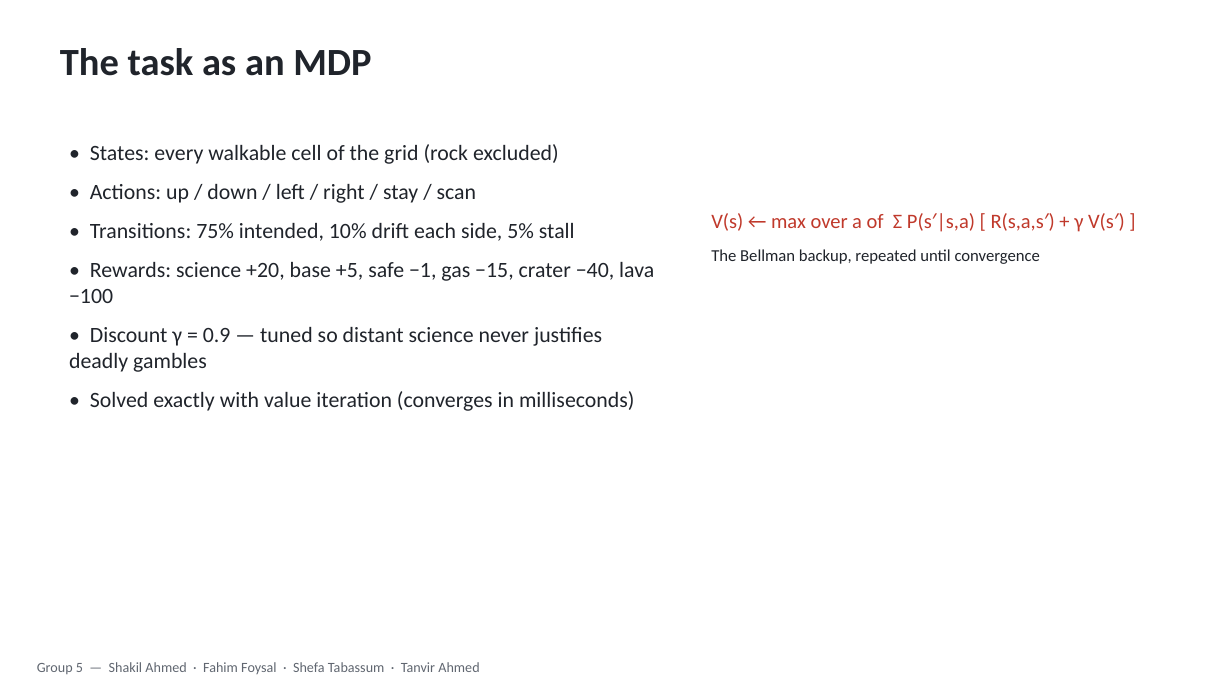
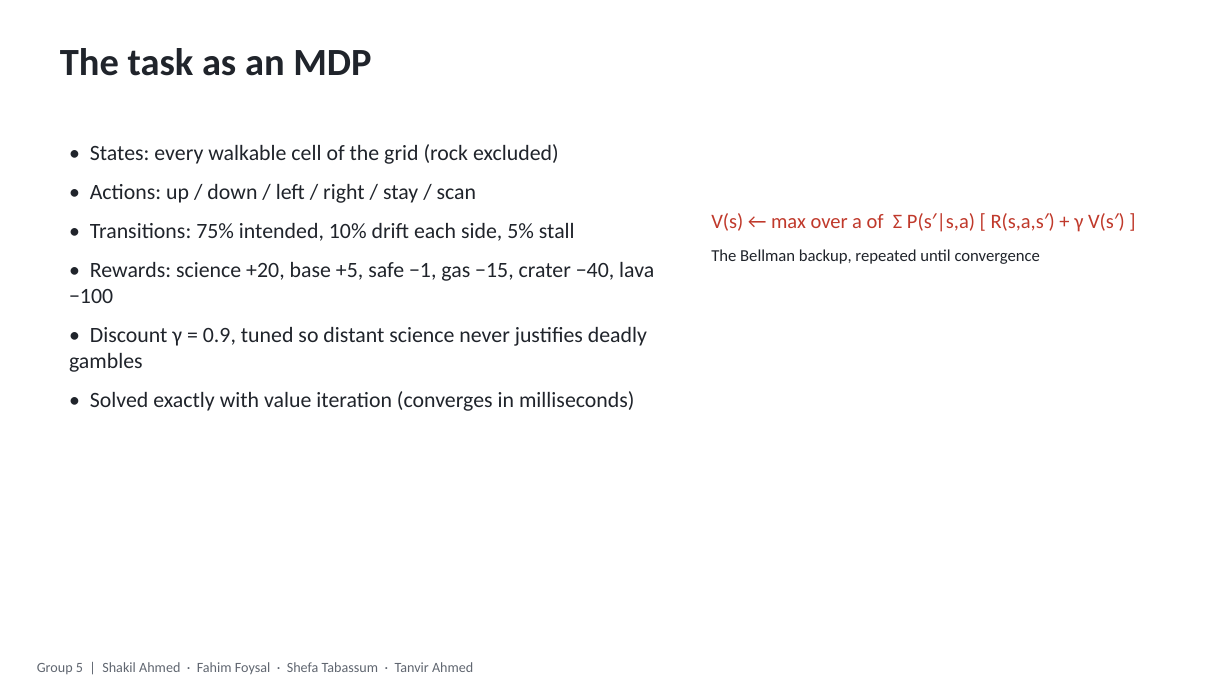
Before and after one commit to MRSHAKILS/Autonomous-Volcanic-Terrain-Exploration-Using-Markov-Decision-Process, a slide deck: slide 3 of others/final_presentation.pptx. Drawn at 1232x693 pixels with LibreOffice and Linux fonts; fonts in the diff are those of the drawing. Boxes give left, top, right and bottom in pixels: in the first picture for what was removed or moved away, otherwise in the second. Text is boxed around its words. In the diff, an @@ line names an element or a change of style, - is before the commit and + after.

```diff
--- a/others/final_presentation.pptx
+++ b/others/final_presentation.pptx
@@ text at (69, 327, 647, 372): text changed @@
-• Discount γ = 0.9 — tuned so distant science never justifies deadly gambles
+• Discount γ = 0.9, tuned so distant science never justifies deadly gambles
@@ text at (37, 662, 473, 674): text changed @@
-Group 5 — Shakil Ahmed · Fahim Foysal · Shefa Tabassum · Tanvir Ahmed
+Group 5 | Shakil Ahmed · Fahim Foysal · Shefa Tabassum · Tanvir Ahmed
```
Also in this commit, not shown: 8 other slides changed, 11 other files.
